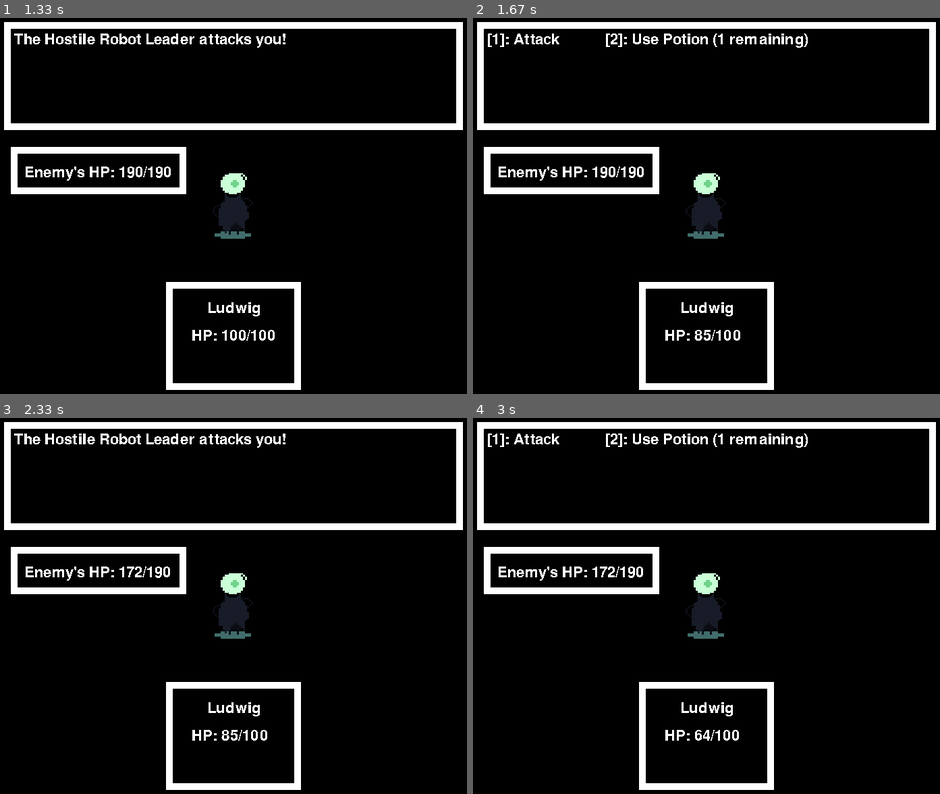
Above: before the commit, frames 1-4 (two rows, left to right).
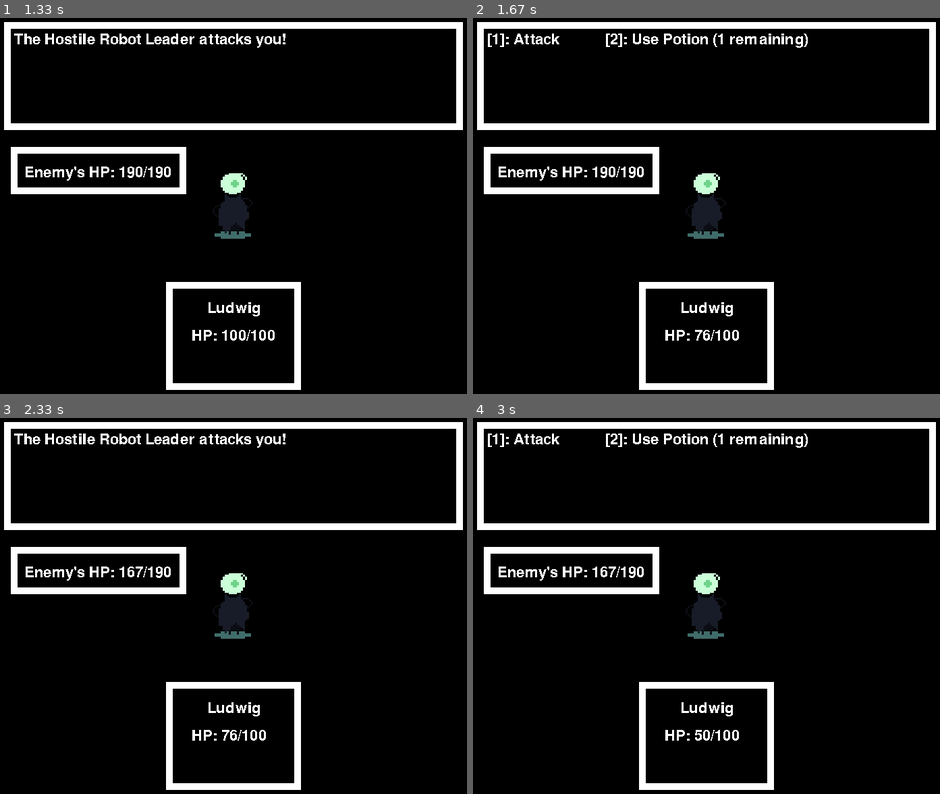
Above: after the commit, the same moments.

Repository: eduardoluis11/final-project-cs50-python
Game: pygame game, started from project.py
The game is run twice, just before and just after one commit, with the same random seed, the same clock (stepped at 60 frames per second) and the same inputs.
Inputs:
- Up to frame 1 (1.33 s): tap Z at 0.33, 1.07 s; tap 2 at 0.67 s
- Up to frame 2 (1.67 s): tap Z at 1.37, 1.57 s
- Up to frame 3 (2.33 s): hold 1 1.83-2.3 s; tap Z at 1.9, 2.2 s
- Up to frame 4 (3 s): tap Z at 2.4, 2.7 s

Frame 1 is identical in both runs. In frame 2, 0.1% of the frame differs, in the area x 47-58%, y 82-86%; in frame 3, 0.2%, in the area x 27-58%, y 39-86%; in frame 4, 0.1%.

Commit message:
Potion Drinking function Created
I created a function the 3rd and last function. After refactoring my potion drinking snippets to extract it into the potion drinking function, my game still handles the potion drinking mechanic perfectly. Now, the amount of HP healed by the potions is a local variable within this potion drinking() function. It's no longer a global variable. Now, I will raise some ValueErrors, and I'll be ready to write my 3 unit tests.

Diff:
--- a/project.py
+++ b/project.py
@@ -359,7 +359,7 @@
 game_font = pygame.font.Font(None, 32)
 players_current_hp = 100  # This stores the current HP for the player. This goes down if the enemy hurts you.
 players_number_of_potions = 2  # Initial number of potions that the player has.
-hp_amount_that_potions_heal = 80  # Number of Health Points that you can heal from drinking potions
+
 
 battle_message = "A Hostile Robot Leader has appeared!"  # Battle message. This will change throughout the game.
 battle_message_2 = ""  # If I need to add a second line of text to avoid text from overflowing the dialogue box.
@@ -618,7 +618,7 @@
     global display_battle_intro_message
     global display_battle_menu
     global players_number_of_potions
-    global hp_amount_that_potions_heal
+    # global hp_amount_that_potions_heal
     global battle_message
     global battle_message_2
     global has_player_attacked  # This keeps track of whether the player chooses the "Attack" command.
@@ -776,39 +776,22 @@
                             # This makes the battle menu to disappear so that the battle messages are rendered
                             display_battle_menu = False
 
-                            # This updates the battle message to indicate that you're drinking a potion
-                            battle_message = f"You drank a potion!"
-                            battle_message_2 = f"You have recovered {hp_amount_that_potions_heal} points of HP!"
-
-                            # This reduces the number of potions that you have by 1
-                            players_number_of_potions = players_number_of_potions - 1
-
-                            # This will increase the Player's HP to heal them by using the potion.
-                            # The player should NEVER get any more HP than their total number of HP point
-                            if player.health_points + hp_amount_that_potions_heal > player.total_hp:
-                                player.health_points = 100
-                            else:
-                                # If you don't go over your total HP, add potion's HP amount to player's HP
-                                player.health_points = player.health_points + hp_amount_that_potions_heal
+                            # I could all of this in the drink_potion() function, and just return the total HP healed
+
+                            # This restores the player's HP by calling a function that will make them use a potion.
+                            # The function will make sure to not heal the player beyond their total HP.
+                            player.health_points = drink_potion(player.health_points, player.total_hp)
 
                             # I should update the UI so that players can see that their HP has increased
                             players_hp_surface = game_font.render(f'HP: {player.health_points}/{player.total_hp}',
                                                                   False,
                                                                   'White')
 
-                            # This will update the battle menu's UI to update the number of potions remaining
-                            potion_command_surface = game_font.render(
-                                f'[2]: Use Potion ({players_number_of_potions} remaining)',
-                                False, 'White')  # Use Potion command
-
-                            # # # DEBUG: print "you have drank a potion"
-                            # # print(f"Ludwig drank a potion! You have recovered {hp_amount_that_potions_heal} points of HP!")
-                            # # This prints how many potions you have remaining
-                            # print(f"Now, you have {players_number_of_potions} potions left.")
-
                             # Now, the enemy's turn begins, and the player's turn ends
                             is_players_turn = False
                             is_enemys_turn = True
+
+
 
                     else:  # If I'm no longer rendering the battle menu, and I'm rendering battle messages
 
@@ -837,13 +820,12 @@
                             # Second line of text to prevent the text from getting outside the dialogue box
                             battle_message_2 = f"to the {enemy.name}!"
 
-
-
                             # This should reduce the enemy's HP from the player's attack.
                             # I COULD REFACTOR THIS TO PUT IT ON A FUNCTION OUTSIDE OF main()!
                             # This sends the enemy's HP and the damage they suffered into a function to update
                             # their HP.
-                            enemy.health_points = health_points_remaining_calculation(enemy.health_points, randomly_generated_damage_output)
+                            enemy.health_points = health_points_remaining_calculation(enemy.health_points,
+                                                                                      randomly_generated_damage_output)
                             # enemy.health_points = enemy.health_points - randomly_generated_damage_output
 
                             # I will update the UI that displays the enemy's HP
@@ -851,7 +833,7 @@
                             enemys_hp_surface = game_font.render(f'Enemy\'s HP: {enemy.health_points}/{enemy.total_hp}',
                                                                  False, 'White')
 
-                            if enemy.health_points == 0:    # If you defeat the enemy, you win
+                            if enemy.health_points == 0:  # If you defeat the enemy, you win
                                 victory = True
 
                             # # DEBUG: This tells me how many HP points the enemy has after being attacked
@@ -915,7 +897,8 @@
                         # I COULD REFACTOR THIS TO PUT IT ON A FUNCTION OUTSIDE OF main()!
                         # This will update the player's HP by sending their current HP and the damage suffered to a
                         # function.
-                        player.health_points = health_points_remaining_calculation(player.health_points, randomly_generated_damage_output)
+                        player.health_points = health_points_remaining_calculation(player.health_points,
+                                                                                   randomly_generated_damage_output)
                         # player.health_points = player.health_points - randomly_generated_damage_output
 
                         # If the Player gets negative HP or 0
@@ -923,7 +906,7 @@
                         #     # I will always change the HP to "0" if the player is defeated
                         #     player.health_points = 0
 
-                        if player.health_points == 0:   # If the player loses all their HP
+                        if player.health_points == 0:  # If the player loses all their HP
                             game_over = True  # You lose the game if you lose all of your HP
 
                         else:  # If the player still has some HP left
@@ -1064,7 +1047,6 @@
 
 
 def damage_calculation(damage_points):
-
     total_damage_dealt = damage_points + random.randint(-10, 10)
 
     return total_damage_dealt
@@ -1084,11 +1066,12 @@
 or the player). It will return an integer, which will be the new number that should be added to the enemy or to
 the player's health points. Sure, the hp remaining() function is just a subtraction, but it also makes the HP
 automatically zero if the HP is negative. Neither the player nor the enemy should show negative HP.
+
+This should also always return and integer, and 0 or a positive number. I will add a Raise ValueError here otherwise.
 """
 
 
 def health_points_remaining_calculation(current_hp, total_damage_dealt):
-
     # This updates the character's current number of health points
     hp_remaining = current_hp - total_damage_dealt
 
@@ -1103,6 +1086,67 @@
         # should_exit_game = True
 
     return hp_remaining
+
+
+""" Function 3: Potion Drinking function.
+
+The potion function would be a good one. It would heal the player, and it would reduce the number of potions in your
+backpack by one. Also, it should never be called if it’s 0. However, what should it return? It needs to return
+something. It could return a string. It could return a console message such as “you have consumed a potion” if you have
+at least 1 potion remaing, or “you don’t have any potions remaining. You’ll have to do something else with your turn”.
+This would only be read in the console. But, for the rest, it would consume 1 potion, and heal the player in the
+“backend”. OR, the string that could return could be the battle message saying that the user drank a potion.
+
+The total amount that potions heal, instead of being a global variable, could be a local variable inside of the
+drink_potion() function. So, the amount healed to the player would need to be returned by the drink_potion() function.
+
+Heck, even the fact that your HP should never go beyond your total HP points if you were at full health could also be
+inside the drink_potion() function.
+
+Also, I would raise errors if the HP healed by the potion is either negative, or float numbers, or a string.
+
+"""
+
+
+def drink_potion(current_hp, total_hp):
+
+    # Global variables that I'll use
+    # This takes your number of potions from a global variable
+    global players_number_of_potions
+    global battle_message
+    global battle_message_2
+    global potion_command_surface
+
+    # Amount of HP that potions heal. This can be a local variable within this function.
+    hp_amount_that_potions_heal = 80  # Number of Health Points that you can heal from drinking potions
+
+    # This reduces the number of potions that you have by 1
+    players_number_of_potions = players_number_of_potions - 1
+
+    # This will increase the Player's HP to heal them by using the potion.
+    # The player should NEVER get any more HP than their total number of HP point
+    if current_hp + hp_amount_that_potions_heal > total_hp:
+        players_hp_after_using_potion = 100
+    else:
+        # If you don't go over your total HP, add potion's HP amount to player's HP
+        players_hp_after_using_potion = current_hp + hp_amount_that_potions_heal
+
+    # This updates the battle message to indicate that you're drinking a potion
+    battle_message = f"You drank a potion!"
+    battle_message_2 = f"You have recovered {hp_amount_that_potions_heal} points of HP!"
+
+    # This will update the battle menu's UI to update the number of potions remaining
+    potion_command_surface = game_font.render(
+        f'[2]: Use Potion ({players_number_of_potions} remaining)',
+        False, 'White')  # Use Potion command
+
+    # # # DEBUG: print "you have drank a potion"
+    # # print(f"Ludwig drank a potion! You have recovered {hp_amount_that_potions_heal} points of HP!")
+    # # This prints how many potions you have remaining
+    # print(f"Now, you have {players_number_of_potions} potions left.")
+
+    return players_hp_after_using_potion
+
 
 """ This lets me use the main function if I import this script as a library without any issues (source: my
 "Shirtificate" assignment from Week 8 from my 2025 homework assignment submission for Harvard's CS50 Python's course).
